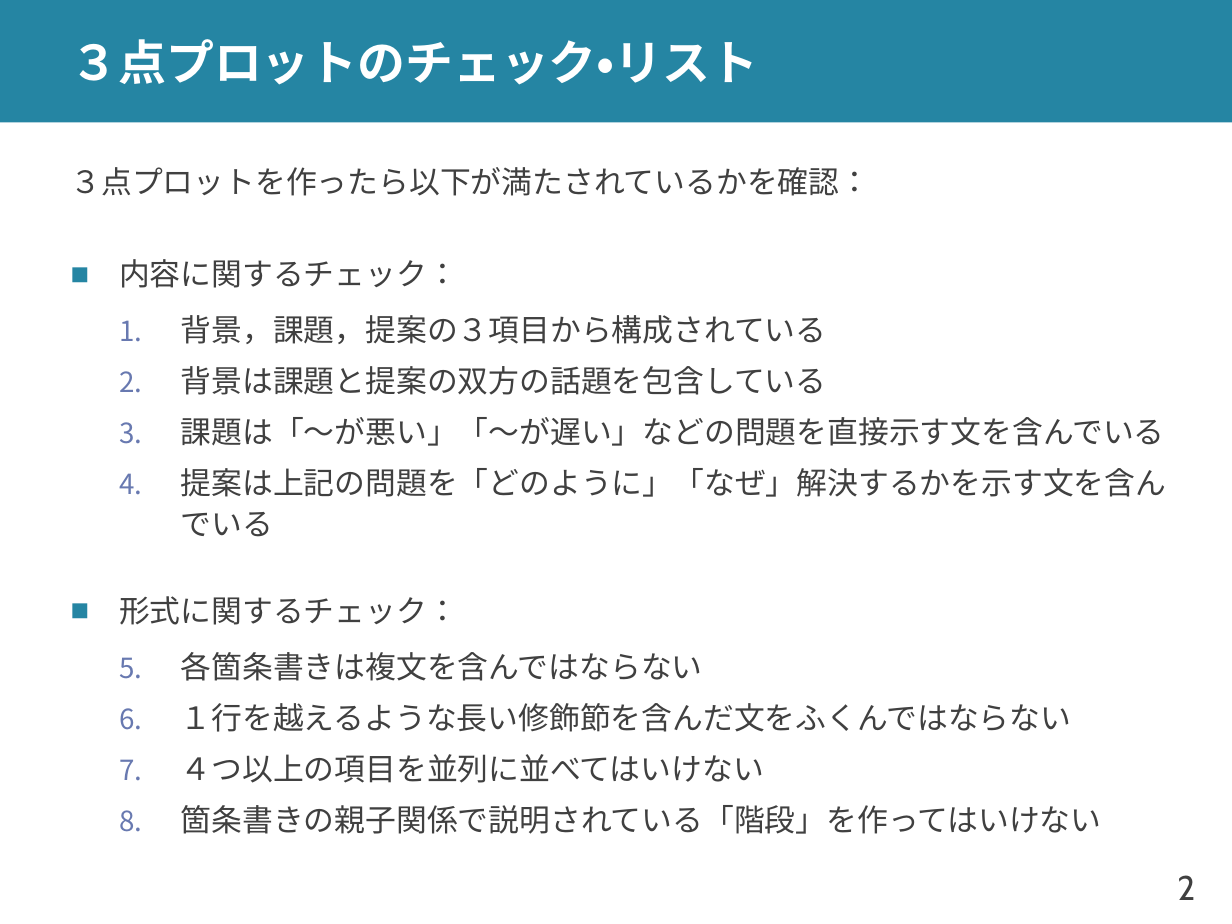
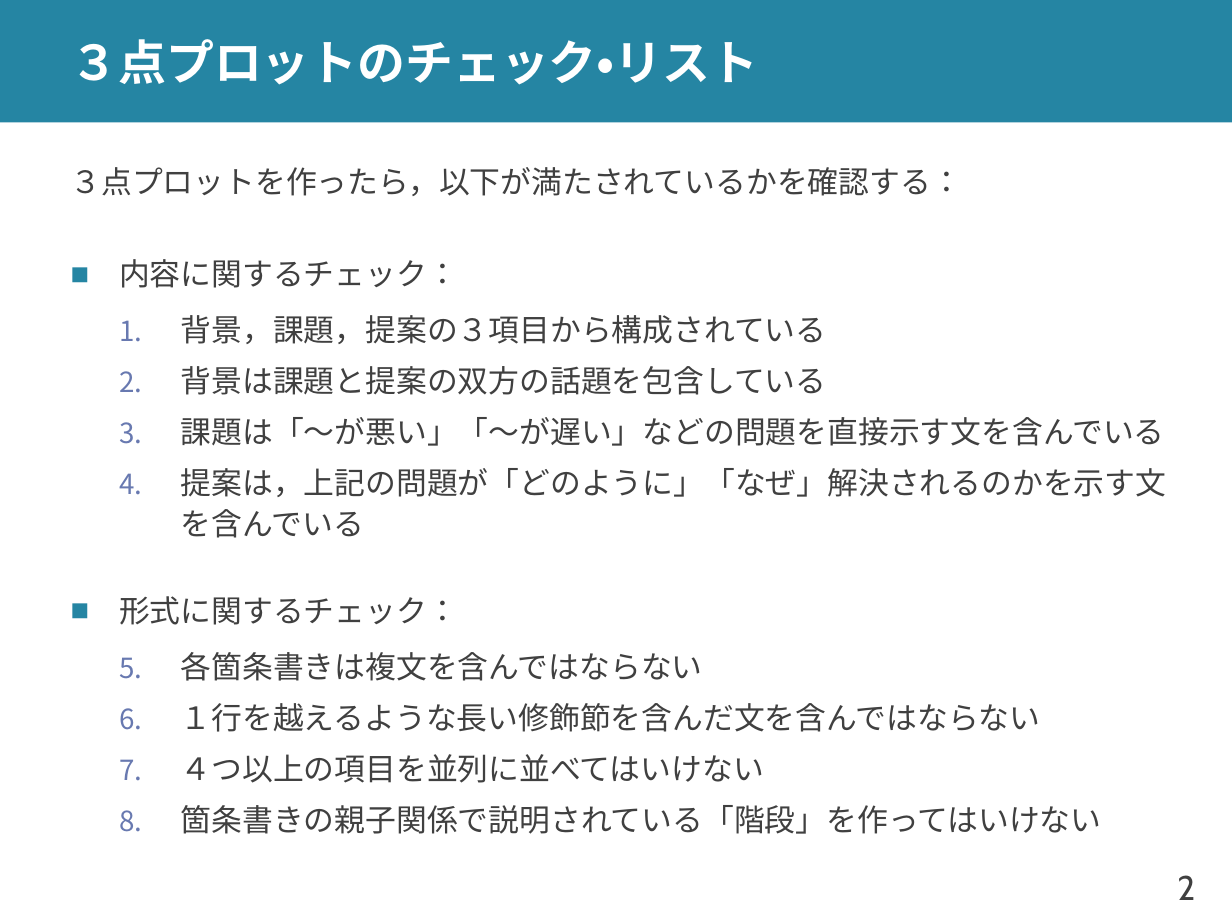
Before and after one commit to shioya-lab/how-to, a slide deck: slide 2 of plot.pptx. Drawn at 1232x924 pixels with LibreOffice and Linux fonts; fonts in the diff are those of the drawing. Boxes give left, top, right and bottom in pixels: in the first picture for what was removed or moved away, otherwise in the second. Text is boxed around its words. In the diff, an @@ line names an element or a change of style, - is before the commit and + after.

```diff
--- a/plot.pptx
+++ b/plot.pptx
@@ text at <box>71,167,962,196</box>: text changed @@
-３点プロットを作ったら以下が満たされているかを確認：
+３点プロットを作ったら，以下が満たされているかを確認する：
@@ text at <box>181,468,1167,538</box>: text changed @@
-  4. 提案は上記の問題を「どのように」「なぜ」解決するかを示す文を含んでいる
+  4. 提案は，上記の問題が「どのように」「なぜ」解決されるのかを示す文を含んでいる
@@ text at <box>181,703,1041,732</box>: text changed @@
-  6. １行を越えるような長い修飾節を含んだ文をふくんではならない
+  6. １行を越えるような長い修飾節を含んだ文を含んではならない
```
Also in this commit, not shown: 10 other slides changed, 4 slides added, 1 other file.
